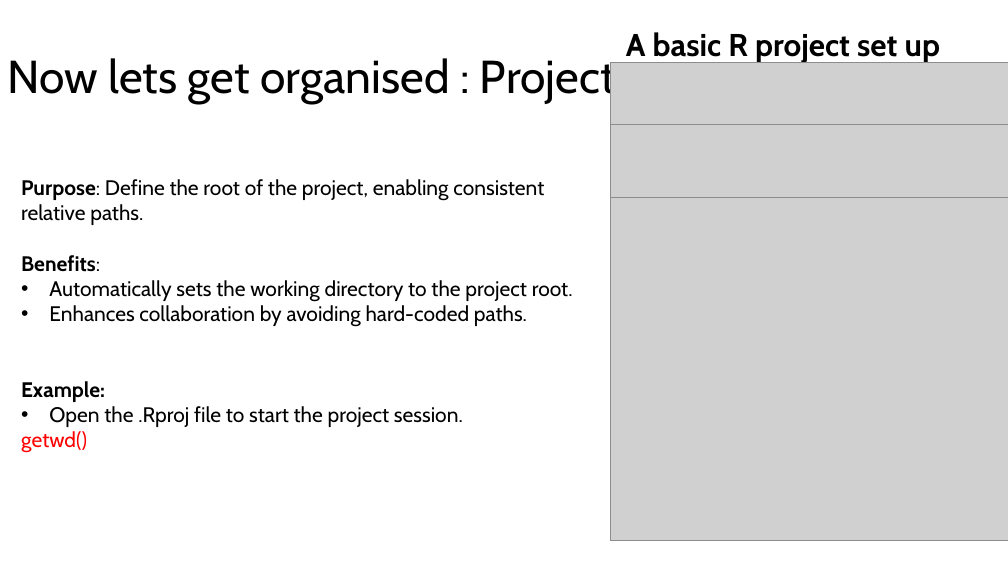
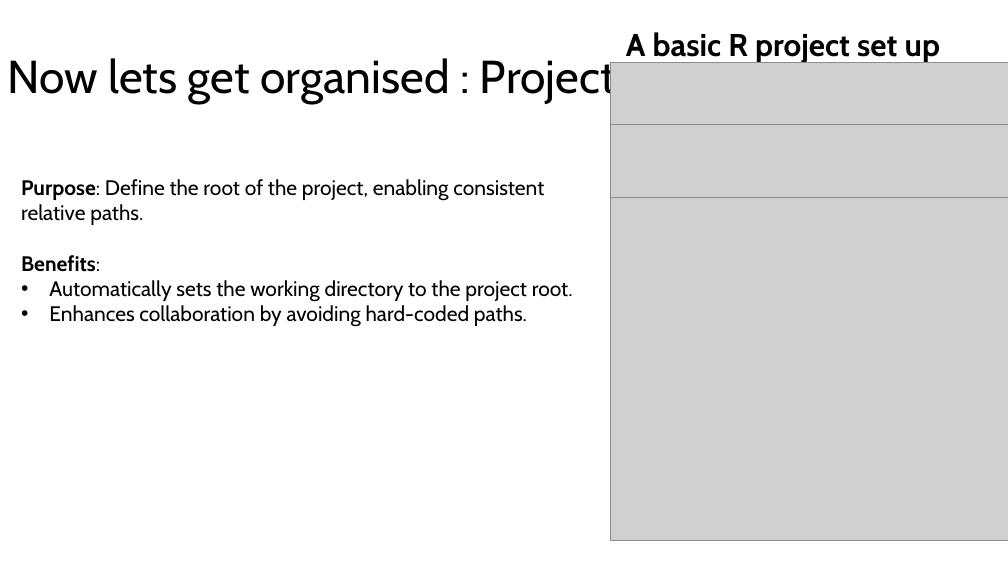
Before and after one commit to kris-wild/BIOL90041, a slide deck: slide 9 of Week_2/Workshop/Workshop_1.pptx (slide 7 before the commit). Drawn at 1008x567 pixels with LibreOffice and Linux fonts; fonts in the diff are those of the drawing; grey boxes stand for pictures. Boxes give left, top, right and bottom in pixels: in the first picture for what was removed or moved away, otherwise in the second. Text is boxed around its words. In the diff, an @@ line names an element or a change of style, - is before the commit and + after.

```diff
--- a/Week_2/Workshop/Workshop_1.pptx
+++ b/Week_2/Workshop/Workshop_1.pptx
@@ text at (21,381,463,453): paragraphs removed @@
-Example:
-• Open the .Rproj file to start the project session.
-getwd()
```
Also in this commit, not shown: 1 other slide changed, 2 slides added, 1 slide removed, 17 other files.
